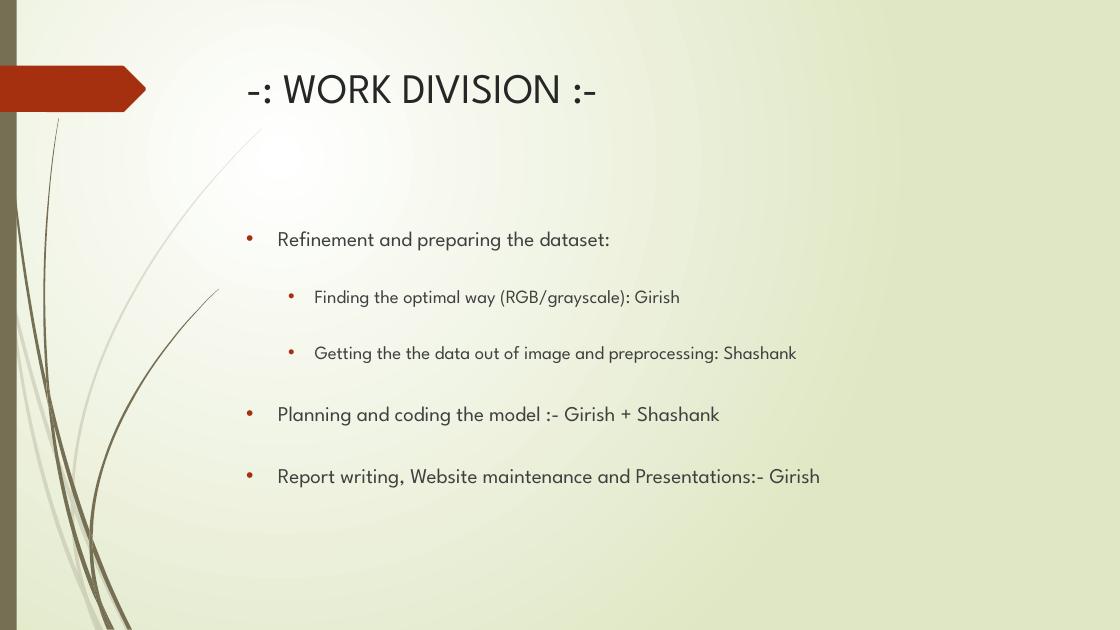
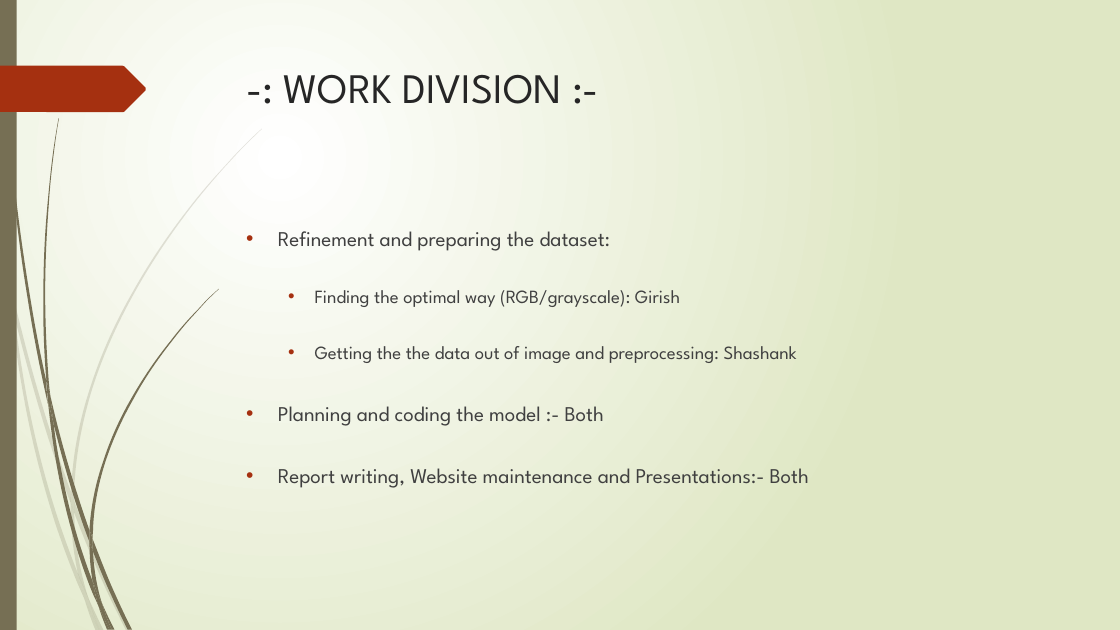
Before and after one commit to ShashankSaumya123/WBC-Classification, a slide deck: slide 4 of Presentation/Project proposal.pptx. Drawn at 1120x630 pixels with LibreOffice and Linux fonts; fonts in the diff are those of the drawing. Boxes give left, top, right and bottom in pixels: in the first picture for what was removed or moved away, otherwise in the second. Text is boxed around its words. In the diff, an @@ line names an element or a change of style, - is before the commit and + after.

```diff
--- a/Presentation/Project proposal.pptx
+++ b/Presentation/Project proposal.pptx
@@ text at [278, 406, 809, 488]: text changed @@
-• Planning and coding the model :- Girish + Shashank
-• Report writing, Website maintenance and Presentations:- Girish
+• Planning and coding the model :- Both
+• Report writing, Website maintenance and Presentations:- Both
```
Also in this commit, not shown: 1 other slide changed.
